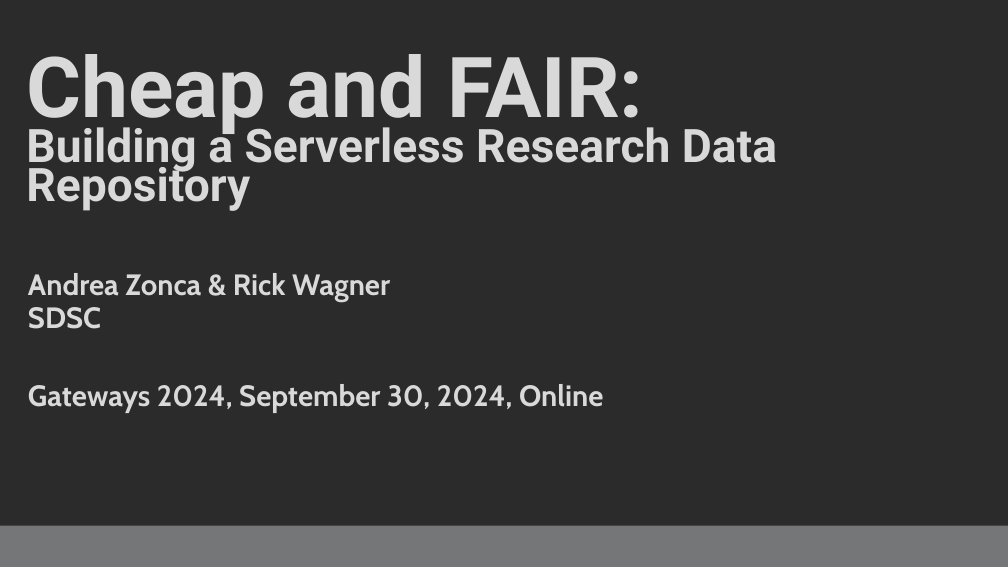
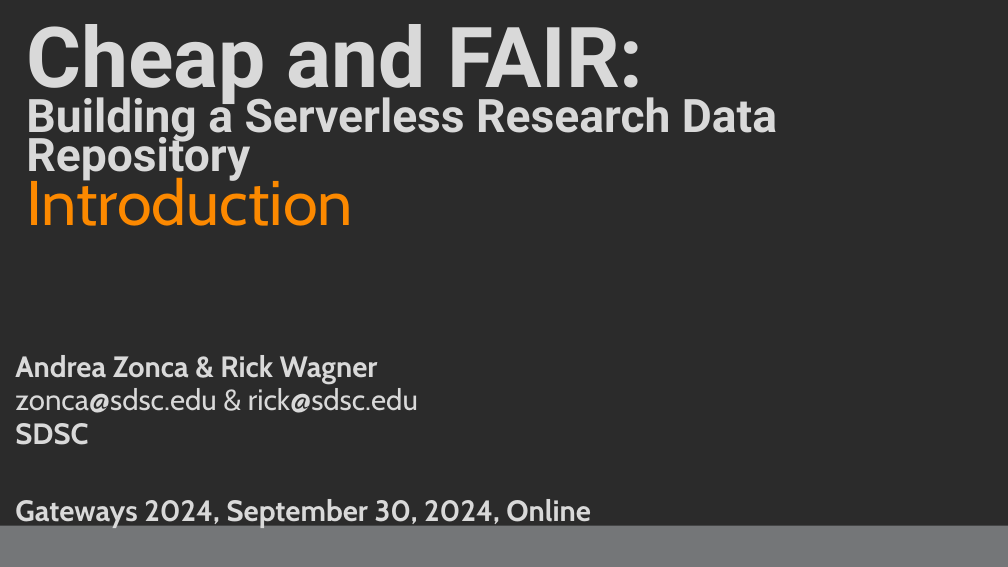
Before and after one commit to cheapandfair/cheapandfair-gateways-2024, a slide deck: slide 1 of presentations/CheapAndFAIRIntro.pptx. Drawn at 1008x567 pixels with LibreOffice and Linux fonts; fonts in the diff are those of the drawing; background and template pictures are left out; a plain dark background stands for a picture behind light text. Boxes give left, top, right and bottom in pixels: in the first picture for what was removed or moved away, otherwise in the second. Text is boxed around its words. In the diff, an @@ line names an element or a change of style, - is before the commit and + after.

Commit message:
title slide and FAIR deck

```diff
--- a/presentations/CheapAndFAIRIntro.pptx
+++ b/presentations/CheapAndFAIRIntro.pptx
@@ title "Cheap and FAIR: Building a ...": place and size @@
-title "Cheap and FAIR: Building a ..." at box(26, 54, 777, 211)
+title "Cheap and FAIR: Building a ..." at box(26, 24, 777, 182)
@@ text added at box(26, 172, 353, 226), 60 pt, text #FC8900 @@
+Introduction
@@ subtitle "Andrea Zonca & Rick Wagner ...": place and size @@
-subtitle "Andrea Zonca & Rick Wagner ..." at box(28, 273, 603, 413)
+subtitle "Andrea Zonca & Rick Wagner ..." at box(15, 355, 590, 528)
@@ subtitle at box(15, 355, 418, 445): text changed; bold off @@
-Andrea Zonca & Rick Wagner
-SDSC
+Andrea Zonca & Rick Wagner
+zonca@sdsc.edu & rick@sdsc.edu
+SDSC
```
Also in this commit, not shown: 3 other files.
